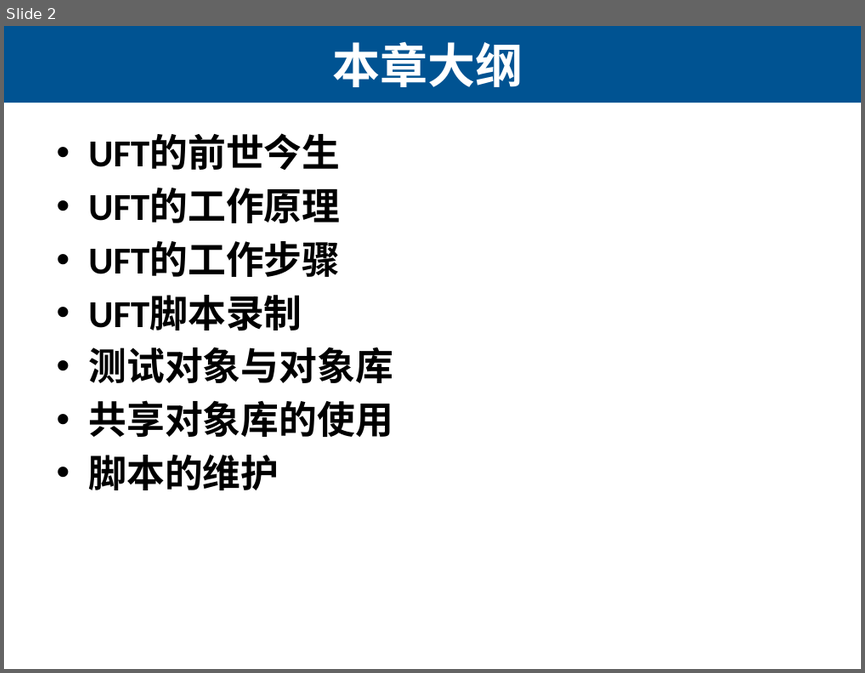
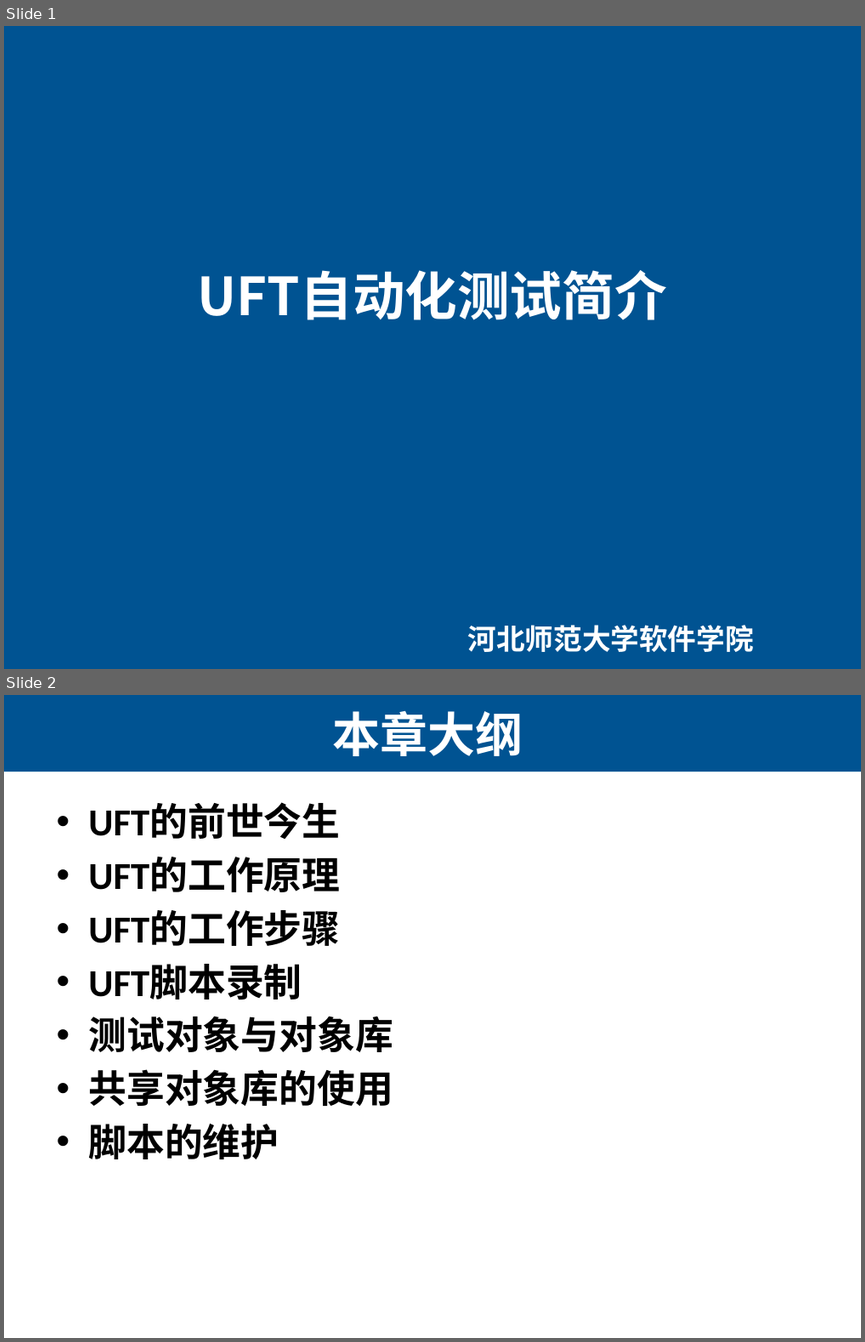
Before and after one commit to edu2act/course-uft, a slide deck: PPT/02 UFT Introduction.pptx. Shown one above the other, each under a label of ours: slide 2 before the commit, slides 1 and 2 after it. The pictures are 865x673 and 865x1342 pixels, drawn with LibreOffice and Linux fonts; fonts in the diff are those of the drawing. Boxes give left, top, right and bottom in pixels: in the first picture for what was removed or moved away, otherwise in the second. Text is boxed around its words. In the diff, an @@ line names an element or a change of style, - is before the commit and + after.

```diff
--- a/PPT/02 UFT Introduction.pptx
+++ b/PPT/02 UFT Introduction.pptx
@@ slide 1 added at <box>4,26,861,669</box>, background #FFFFFF; not listed: 1 template element that a slide beside it also shows @@
@@ rectangle added at <box>4,103,861,669</box>, fill #005392 @@
@@ title added at <box>198,270,667,320</box>, 44 pt, text #FFFFFF, bold @@
+UFT自动化测试简介
@@ text added at <box>468,624,754,652</box>, 24 pt, text #FFFFFF, bold @@
+河北师范大学软件学院
```
Also in this commit, not shown: 3 slides changed, 1 slide removed, 5 other files.
